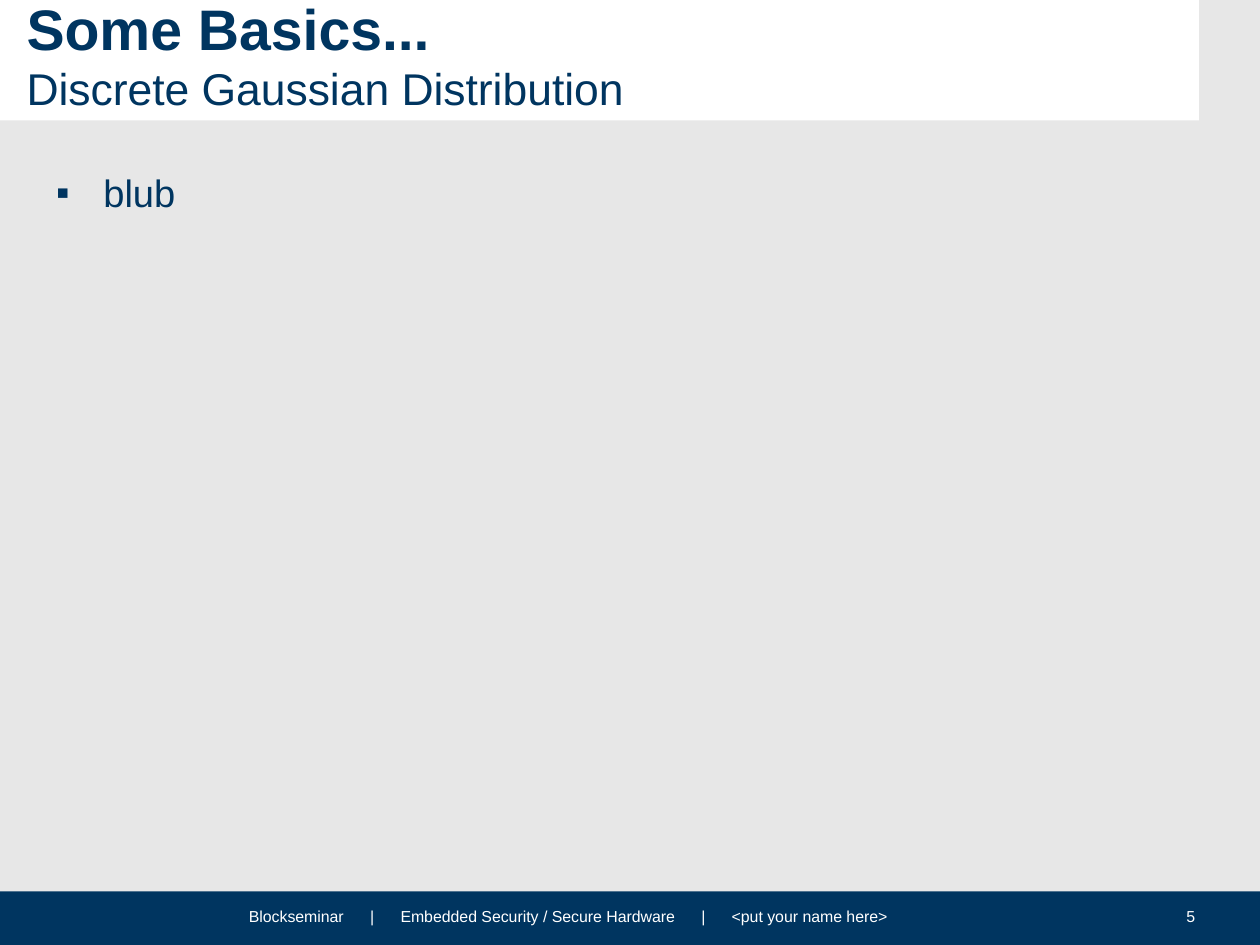
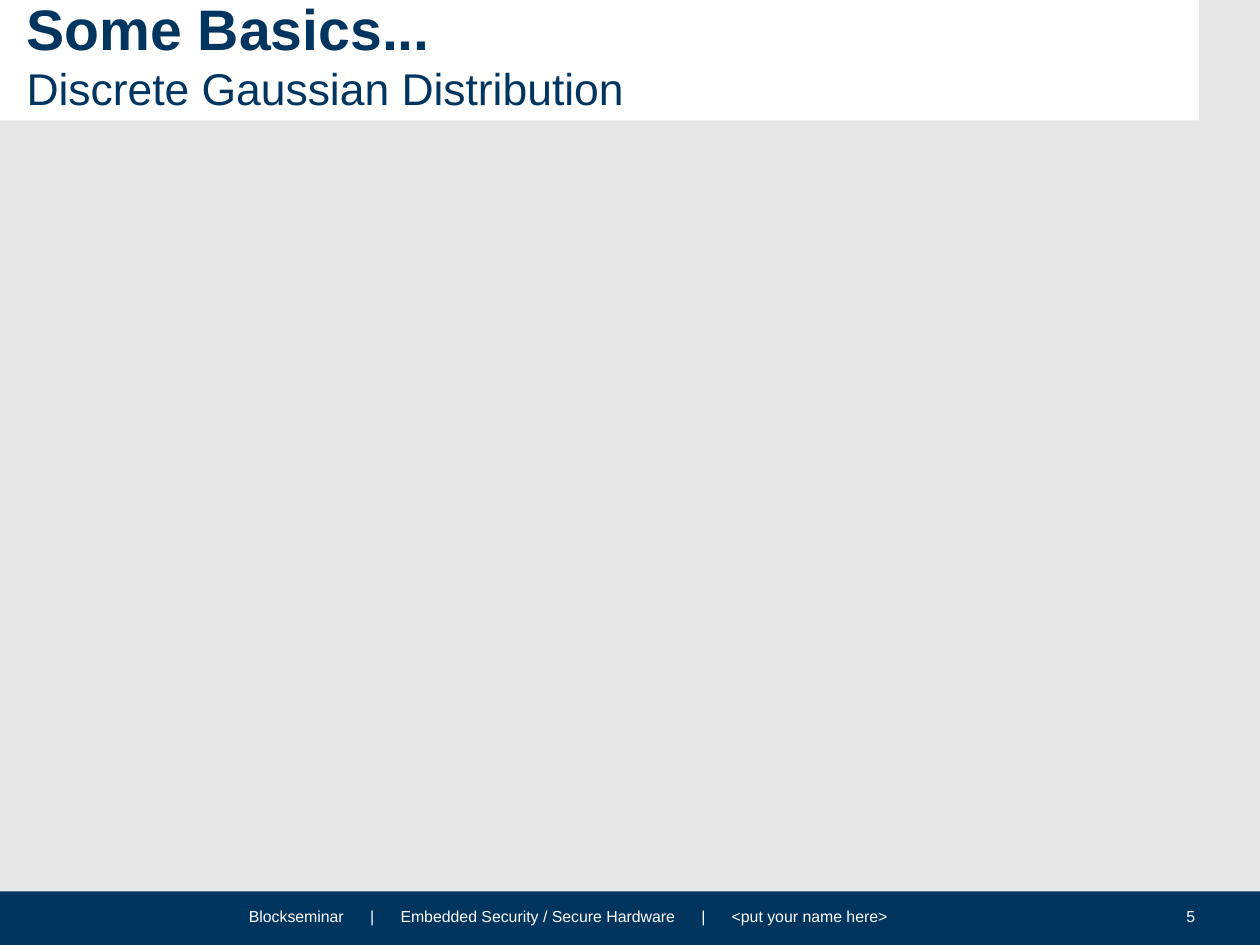
Before and after one commit to HFelixA/emsecseminar, a slide deck: slide 5 of presentation/EMSEC_Blockseminar_Template_Corporate_WS1314.pptx. Drawn at 1260x945 pixels with LibreOffice and Linux fonts; fonts in the diff are those of the drawing; background and template pictures are left out. Boxes give left, top, right and bottom in pixels: in the first picture for what was removed or moved away, otherwise in the second. Text is boxed around its words. In the diff, an @@ line names an element or a change of style, - is before the commit and + after.

```diff
--- a/presentation/EMSEC_Blockseminar_Template_Corporate_WS1314.pptx
+++ b/presentation/EMSEC_Blockseminar_Template_Corporate_WS1314.pptx
@@ text removed at (103, 179, 175, 208) @@
-▪ blub
```
Also in this commit, not shown: 1 other slide changed.
